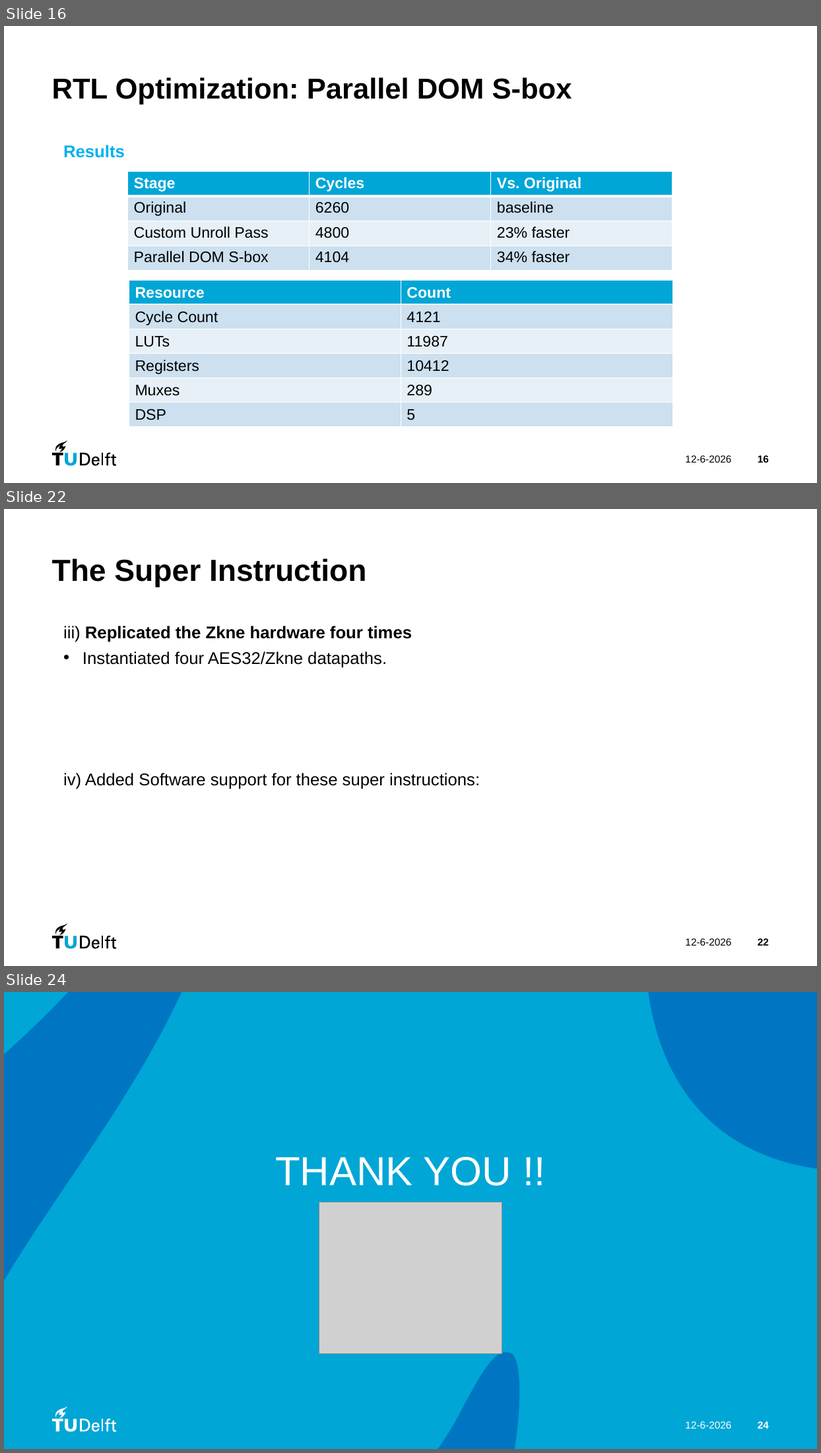
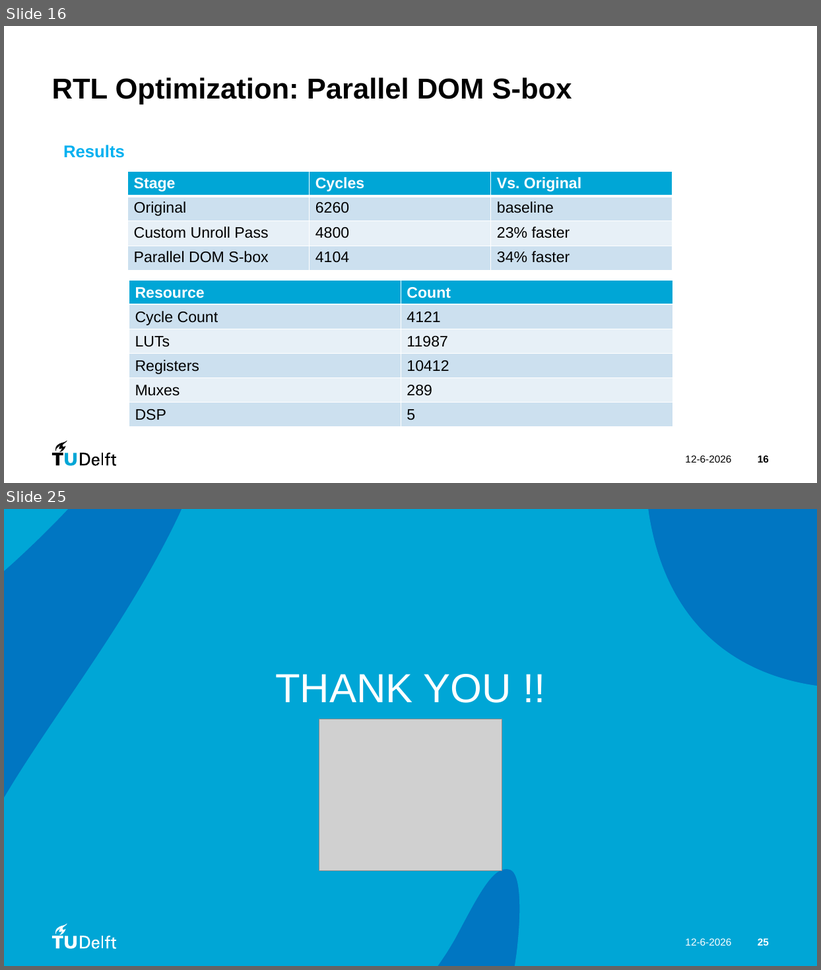
Before and after one commit to danieltyukov/tud-processor-design-project, a slide deck: PDP_group24.pptx. Shown one above the other, each under a label of ours: slides 16, 22 and 24 before the commit, slides 16 and 25 after it; the slides between them are not shown. The pictures are 821x1453 and 821x970 pixels, drawn with LibreOffice and Linux fonts; fonts in the diff are those of the drawing; grey boxes stand for pictures. Boxes give left, top, right and bottom in pixels: in the first picture for what was removed or moved away, otherwise in the second. Text is boxed around its words. In the diff, an @@ line names an element or a change of style, - is before the commit and + after.

```diff
--- a/PDP_group24.pptx
+++ b/PDP_group24.pptx
@@ slide 22 removed at bbox=[4, 509, 817, 966], background #FFFFFF; not listed: 8 template elements that a slide beside it also shows @@
@@ title removed at bbox=[52, 559, 366, 588] @@
-The Super Instruction
@@ text removed at bbox=[63, 626, 480, 789] @@
-iii) Replicated the Zkne hardware four times
-• Instantiated four AES32/Zkne datapaths.
-iv) Added Software support for these super instructions:
@@ text removed at bbox=[685, 939, 731, 946] @@
-12-6-2026
@@ page number removed at bbox=[758, 939, 769, 946] @@
-22
@@ what was slide 24 is now slide 25 @@
@@ page number at bbox=[758, 939, 769, 946]: text changed @@
-24
+25
```
Also in this commit, not shown: 14 slides changed, 2 slides added, 3 other files.
